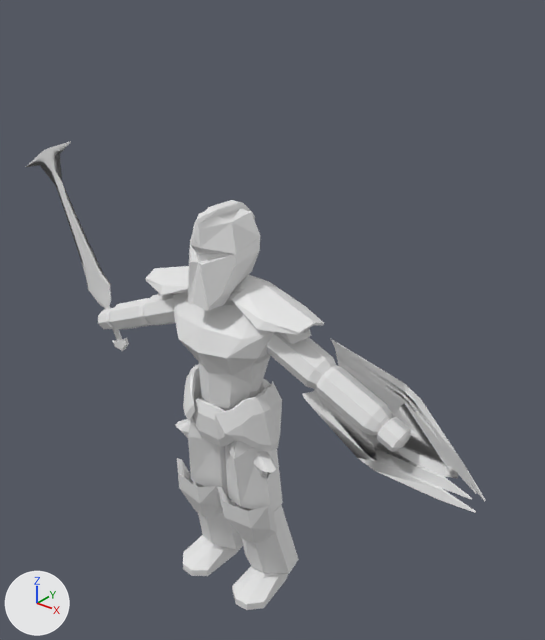
The FBX model Assets/Player/Animation/ShortSword/Player_ShortSword_Model.fbx: old version first, new version second.
Both versions are drawn from a 50 mm camera at (2.32, -2.59, 3.32) aimed at (0.1, 0.18, 1.61). The lights are fixed; the arrows at lower left show +X, +Y and +Z. The picture after the commit comes second. Where no turn or scale is listed for an object, it has been applied to the vertices. Vertices at exactly the same position are counted once.

In view in the first picture: 'Cube', 'Cube.002', 'Model_Calf.L', 'Model_Calf.R', 'Model_Chest', 'Model_Hand.L', 'Model_Hand.R', 'Model_Head', 'Model_Hip', 'Model_LowerArm.L', 'Model_LowerArm.R', 'Model_Shoulders', 'Model_Thigh.L', 'Model_Thigh.R', 'Model_UpperArm.L', 'Model_UpperArm.R' and 2 more.
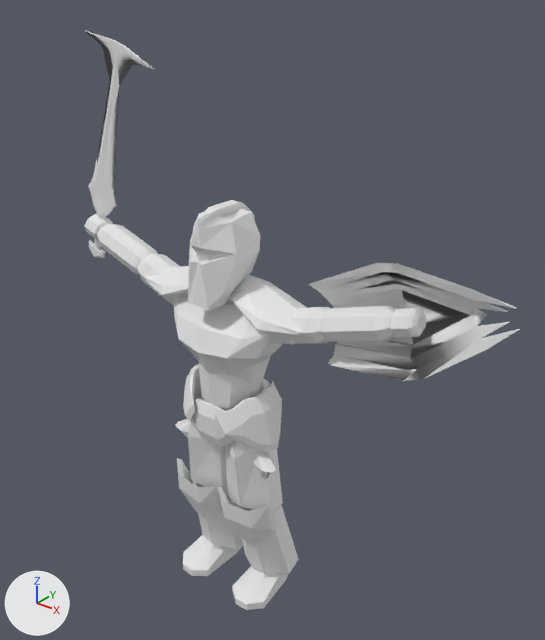
Where the newer file only moved an object's origin or applied its transform, the numbers keep the older frame.

Boxes [x1, y1, x2, y2] around the edits, measured in the pictures (545 x 640 px):
'Cube', moved, turned
    before: [302, 339, 486, 513]
    after: [309, 263, 520, 381]
'Cube.002', moved, turned
    before: [26, 141, 129, 351]
    after: [84, 30, 154, 258]
'Model_LowerArm.L', moved, turned
    before: [316, 366, 392, 435]
    after: [320, 306, 396, 341]
'Model_UpperArm.L', moved, turned
    before: [266, 332, 337, 389]
    after: [266, 307, 330, 344]
'Model_LowerArm.R', moved, turned
    before: [108, 298, 151, 329]
    after: [97, 224, 157, 274]
'Model_Hand.L', moved
    before: [377, 417, 411, 452]
    after: [390, 308, 426, 337]
'Model_UpperArm.R', moved, turned
    before: [143, 293, 176, 325]
    after: [137, 254, 181, 306]
'Model_Hand.R', moved, turned
    before: [98, 308, 114, 329]
    after: [84, 214, 113, 239]

What the commit changed:
me_cylinder_012 is used by ob_model_upperarm_l.
me_cylinder_012 had 48 vertices, 92 faces and spanned x -0.209..0.209, y -0.1..0.1, z -0.134..0.134.
me_cylinder_012 now has 48 vertices, 92 faces and spans x -0.207..0.218, y -0.1..0.1, z 0.024..0.277.
me_cylinder_012 part 7: the whole mesh is turned -41.5 degrees about the y axis through its middle, then moved by (0.006, 0.0, 0.15).
me_cylinder_011 is used by ob_model_lowerarm_r.
me_cylinder_011 had 48 vertices, 92 faces and spanned x -1.676..-1.261, y -0.09..0.09, z -0.127..0.127.
me_cylinder_011 now has 48 vertices, 92 faces and spans x -1.696..-1.273, y -0.09..0.09, z 0.273..0.51.
me_cylinder_011 part 2: the whole mesh is turned 41.5 degrees about the y axis through its middle, then moved by (-0.016, 0.0, 0.391).
me_cylinder_013 is used by ob_model_upperarm_r.
me_cylinder_013 had 48 vertices, 92 faces and spanned x -1.052..-0.633, y -0.1..0.1, z -0.134..0.134.
me_cylinder_013 now has 48 vertices, 92 faces and spans x -1.061..-0.636, y -0.1..0.1, z 0.024..0.277.
me_cylinder_013 part 1: the whole mesh is turned 41.5 degrees about the y axis through its middle, then moved by (-0.006, 0.0, 0.15).
me_cube_003 is used by ob_cube_002; location (-1.239, -0.022, 1.959).
me_cube_003 had 136 vertices, 284 faces and spanned x -0.391..0.402, y -0.015..0.015, z -0.772..0.437.
me_cube_003 now has 136 vertices, 284 faces and spans x 0.145..0.791, y -0.015..0.015, z -0.215..1.022.
me_cube_003 part 3: the whole mesh is turned 41.5 degrees about the y axis through its middle, then moved by (0.324, 0.0, 0.641).
me_cube_001 is used by ob_cube; location (0.755, 0.121, 1.462).
me_cube_001 had 101 vertices, 246 faces and spanned x -0.31..0.666, y -0.148..-0.023, z -0.331..0.276.
me_cube_001 now has 101 vertices, 246 faces and spans x -0.288..0.697, y -0.148..-0.023, z 0.143..0.726.
me_cube_001 part 6: the whole mesh is turned -41.5 degrees about the y axis through its middle, then moved by (-0.012, 0.0, 0.532).
me_cylinder_009 is used by ob_model_hand_r.
me_cylinder_009 had 48 vertices, 92 faces and spanned x -1.9971..-1.8589, y -0.072..0.072, z -0.0741..0.0741.
me_cylinder_009 now has 48 vertices, 92 faces and spans x -0.0683..0.0683, y -0.072..0.072, z -0.0728..0.0728.
me_cylinder_009 part 4: the whole mesh is turned 41.5 degrees about the y axis through its middle, then moved by (1.928, 0.0, 0.0).
me_cylinder_010 is used by ob_model_lowerarm_l.
me_cylinder_010 had 48 vertices, 92 faces and spanned x -0.208..0.208, y -0.09..0.09, z -0.127..0.127.
me_cylinder_010 now has 48 vertices, 92 faces and spans x -0.196..0.227, y -0.09..0.09, z 0.273..0.51.
me_cylinder_010 part 5: the whole mesh is turned -41.5 degrees about the y axis through its middle, then moved by (0.015, 0.0, 0.391).
Object 'Model_Hand.L' (ob_model_hand_l) moves from (0.964, -0.024, 1.371) to (0.986, -0.024, 1.939).
Object 'Model_Hand.R' (ob_model_hand_r) moves from (0.964, -0.024, 1.371) to (-0.986, -0.024, 1.939).
